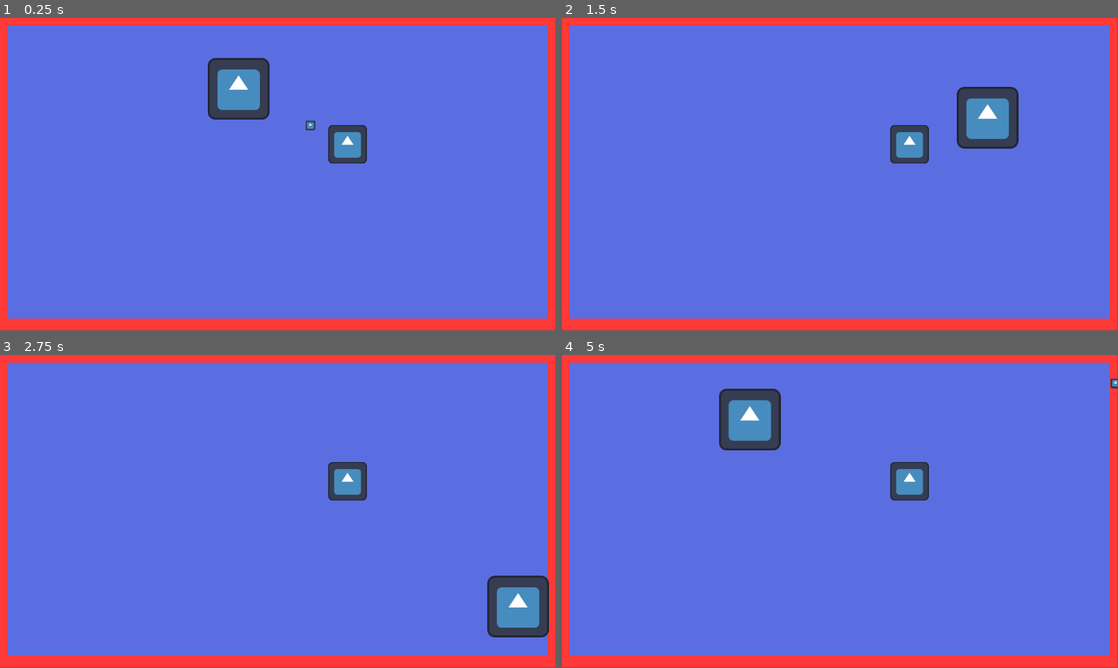
Above: before the commit, frames 1-4 (two rows, left to right).
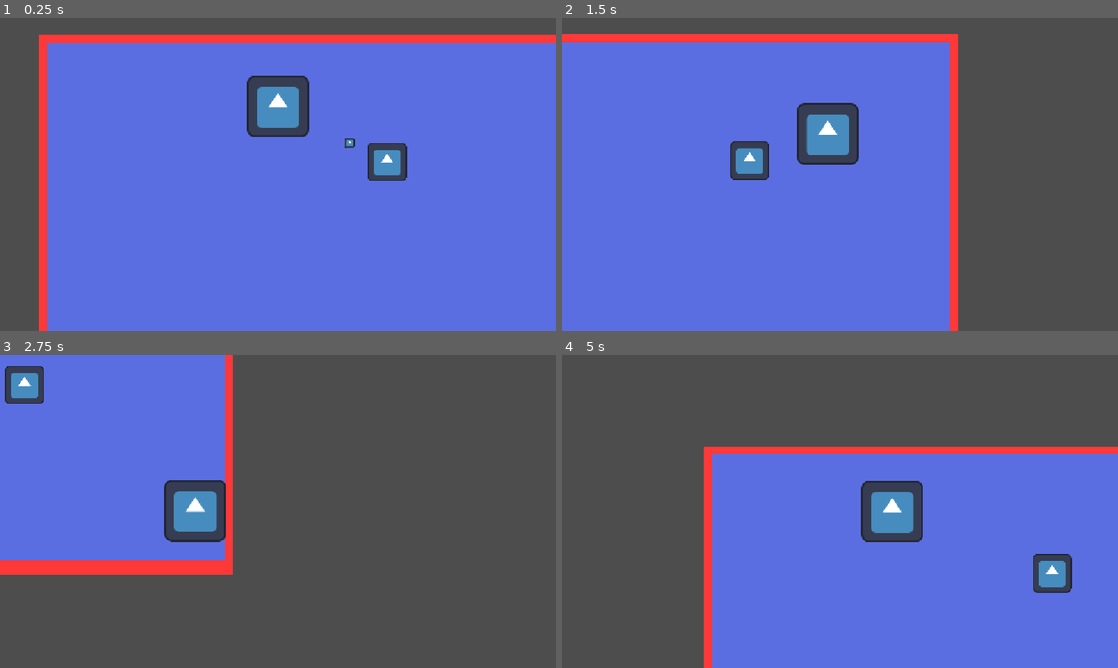
Above: after the commit, the same moments.

Repository: icarus-child/ASJ2026
Game: Godot game, scene res://main.tscn
Same seed, same stepped clock (60 frames per second), same inputs: the game is played once before the commit and once after it. The engine's default icon, where the game draws it, is replaced by a stand-in: a white triangle on a blue panel in a dark square.
Inputs:
- Up to frame 1 (0.25 s): no input
- Up to frame 2 (1.5 s): hold D (move_right) 0.53-1.28 s; hold S (move_down) from 1.28 s (still down)
- Up to frame 3 (2.75 s): release S (move_down) at 2.03 s; hold D (move_right) from 2.03 s (still down)
- Up to frame 4 (5 s): release D (move_right) at 2.78 s; hold W (move_up) 2.78-3.53 s; hold A (move_left) from 3.53 s (still down)
In our replay, the window is 799x449 before the commit and 800x450 after it. These sizes can differ from the game's own. Grey fills any space a smaller window leaves; there, only what the larger window draws over its background counts as a difference.

The runs differ from the first frame. In frame 1, 26% of the frame differs, in the area x 0-100%, y 0-100%; in frame 2, 42%; in frame 3, 77%; in frame 4, 56%.

Commit message:
slightly janky camera

Diff:
--- /dev/null
+++ b/follow_camera.gd
@@ -0,0 +1,13 @@
+extends Camera2D
+
+@export var target: Node2D
+@export var accel: float
+
+func _ready() -> void:
+	position = target.global_position
+
+func _physics_process(delta: float) -> void:
+	var target_pos := target.global_position
+	var distance := target_pos - position
+	var velocity := distance * accel
+	position += velocity * delta
--- a/main.tscn
+++ b/main.tscn
@@ -2,7 +2,9 @@
 
 [ext_resource type="PackedScene" uid="uid://cfq3bkhk20pq3" path="res://player/player.tscn" id="1_0xm2m"]
 [ext_resource type="Texture2D" uid="uid://bhj4lphmjxabs" path="res://assets/simple colision sprite.png" id="3_1bvp3"]
+[ext_resource type="Script" uid="uid://cvhpowux8jdr" path="res://player_camera_target.gd" id="2_lquwl"]
 [ext_resource type="PackedScene" uid="uid://bjdmk6kvicmng" path="res://enemies/test_enemy.tscn" id="3_h2yge"]
+[ext_resource type="Script" uid="uid://d12wio4qqc2h0" path="res://follow_camera.gd" id="4_1bvp3"]
 
 [sub_resource type="TileSetAtlasSource" id="TileSetAtlasSource_lquwl"]
 texture = ExtResource("3_1bvp3")
@@ -41,3 +43,12 @@
 z_index = -1
 tile_map_data = PackedByteArray("AAAAAAAAAAAAAAAAAAABAAAAAAAAAAAAAAACAAAAAAAAAAAAAAADAAAAAAAAAAAAAAAEAAAAAAAAAAAAAAAFAA …(47152 unchanged characters)…
 tile_set = SubResource("TileSet_7mycd")
+
+[node name="CameraTarget" type="Node2D" parent="Player" unique_id=795331526]
+script = ExtResource("2_lquwl")
+distance = 200.0
+
+[node name="Camera2D" type="Camera2D" parent="." unique_id=1021139371 node_paths=PackedStringArray("target")]
+script = ExtResource("4_1bvp3")
+target = NodePath("../Player/CameraTarget")
+accel = 5.0
--- a/player/player.gd
+++ b/player/player.gd
@@ -5,8 +5,12 @@
 @export var max_accel: float
 @export var health: int = 5 # hollow knight style health, where damage is discrete. Not Final
 
+var facing := Vector2(0, 1)
+
 func _physics_process(delta: float) -> void:
 	var move_input: Vector2 = Input.get_vector("move_left", "move_right", "move_up", "move_down").limit_length()
+	if not move_input.is_zero_approx():
+		facing = move_input.normalized()
 	var target_vel: Vector2 = move_input * max_speed
 	velocity += (target_vel - velocity).limit_length(max_accel * delta)
 	move_and_slide()
--- /dev/null
+++ b/player_camera_target.gd
@@ -0,0 +1,6 @@
+extends Node2D
+
+@export var distance: float
+
+func _process(_delta: float) -> void:
+	position = (get_parent() as Player).facing * distance
--- a/project.godot
+++ b/project.godot
@@ -22,6 +22,11 @@
 gdscript/warnings/unsafe_method_access=2
 gdscript/warnings/unsafe_cast=1
 gdscript/warnings/unsafe_call_argument=2
+
+[display]
+
+window/stretch/mode="canvas_items"
+window/stretch/aspect="expand"
 
 [input]
 
Not shown, added: follow_camera.gd.uid
Not shown, added: player_camera_target.gd.uid
